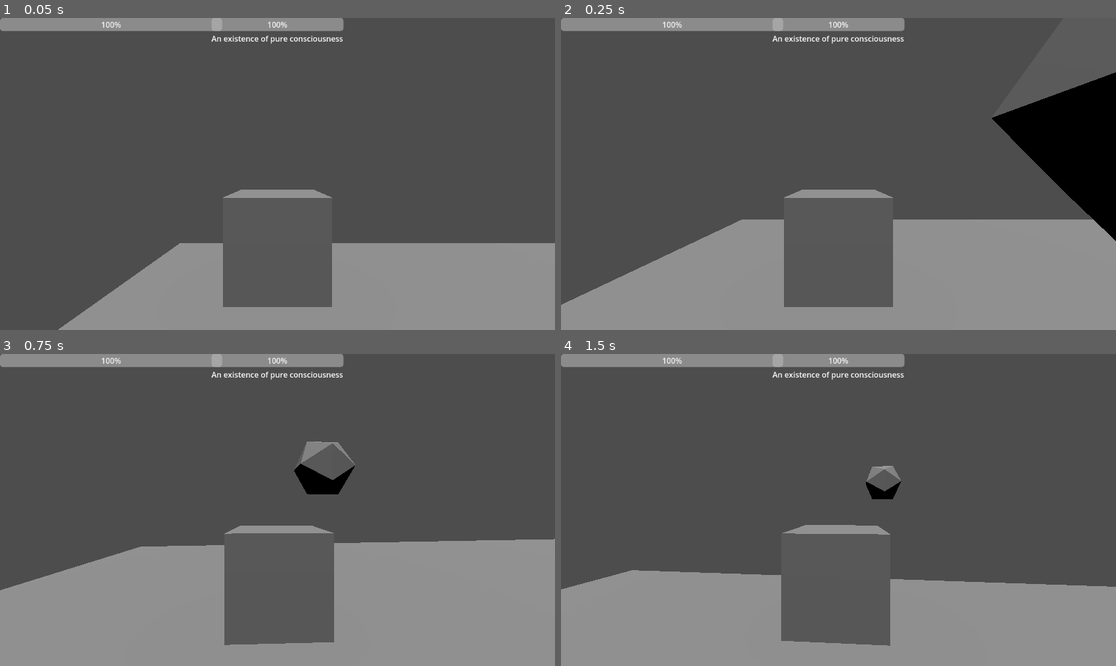
Above: before the commit, frames 1-4 (two rows, left to right).
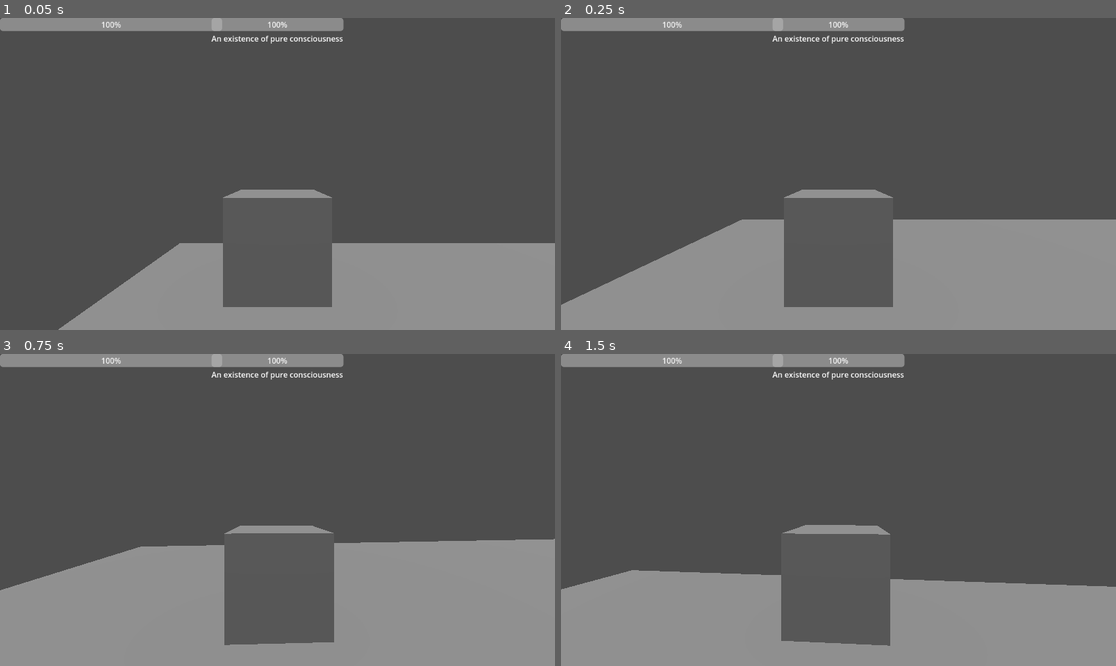
Above: after the commit, the same moments.

Repository: RavenRandomz/cube-extentialis-bossfight
Game: Godot game, scene res://testworld.tscn
Two runs of this game, one before a commit and one after it. Both use one fixed random seed, a clock stepped at 60 frames per second and the inputs below.
Inputs (mouse positions are in pixels of both pictures, inside the frame that each line leads up to):
- Up to frame 1 (0.05 s): no input
- Up to frame 2 (0.25 s): no input
- Up to frame 3 (0.75 s): tap Enter at 0.5 s; move the mouse to (305, 510) at 0.52 s; hold W (player_forward) from 0.53 s (still down); hold Shift from 0.53 s (still down); click (305, 510) at 0.67 s
- Up to frame 4 (1.5 s): keep holding W (player_forward); tap Space (player_jump) at 0.77 s; move the mouse to (810, 510) at 1.27 s; release Shift at 1.28 s; tap Alt at 1.35 s

Frame 1 is identical in both runs. In frame 2, 6.2% of the frame differs, in the area x 77-100%, y 17-72%; in frame 3, 0.8%; in frame 4, 0.3%.

Commit message:
Implement bullet damage

Diff:
--- a/scripts/basic_bullet.gd
+++ b/scripts/basic_bullet.gd
@@ -1,15 +1,17 @@
 extends RigidBody3D
 
-@export var damage: float = 10
+@export var damage: float = 100
 @export var speed: float = 10
 
 # Called when the node enters the scene tree for the first time.
 func _ready():
-	linear_velocity = transform.basis.z * speed
-	pass # Replace with function body.
+	# Initialize collision detect
+	contact_monitor = true
+	max_contacts_reported = 1
 
+	linear_velocity = transform.basis.x * speed
 
-
-# Called every frame. 'delta' is the elapsed time since the previous frame.
-func _process(delta):
-	pass
+func _on_body_entered(body:Node):
+	if body.has_method("damage"):
+		body.damage(damage)
+	queue_free()
